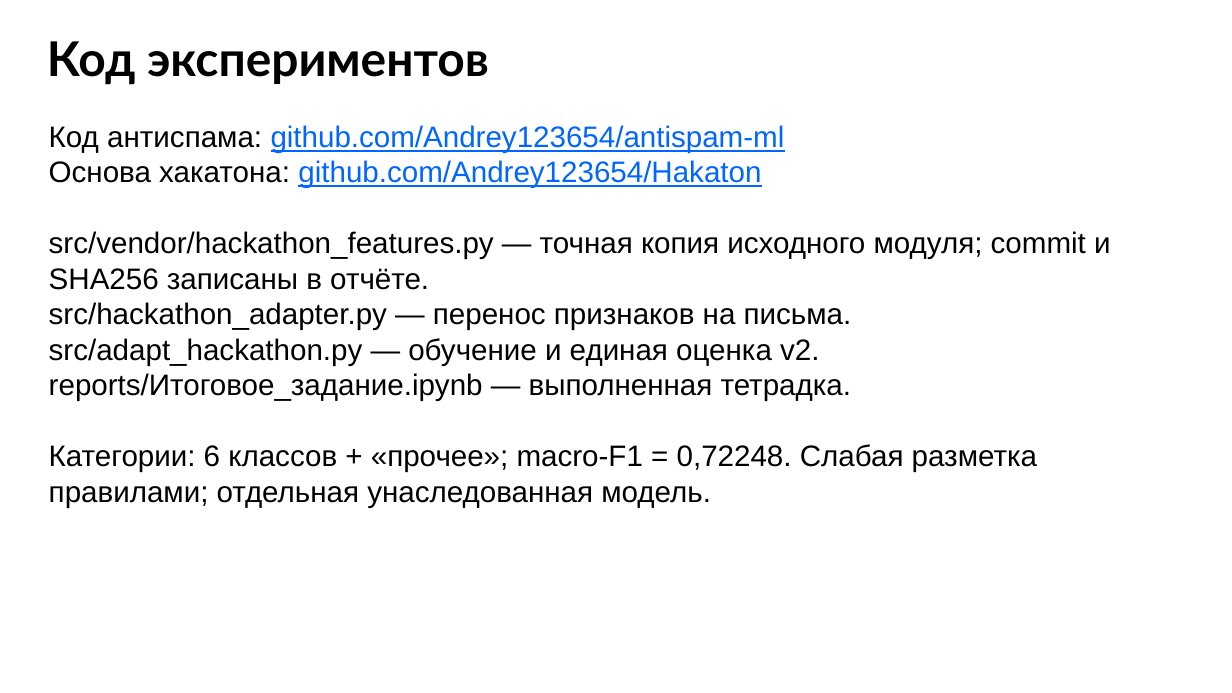
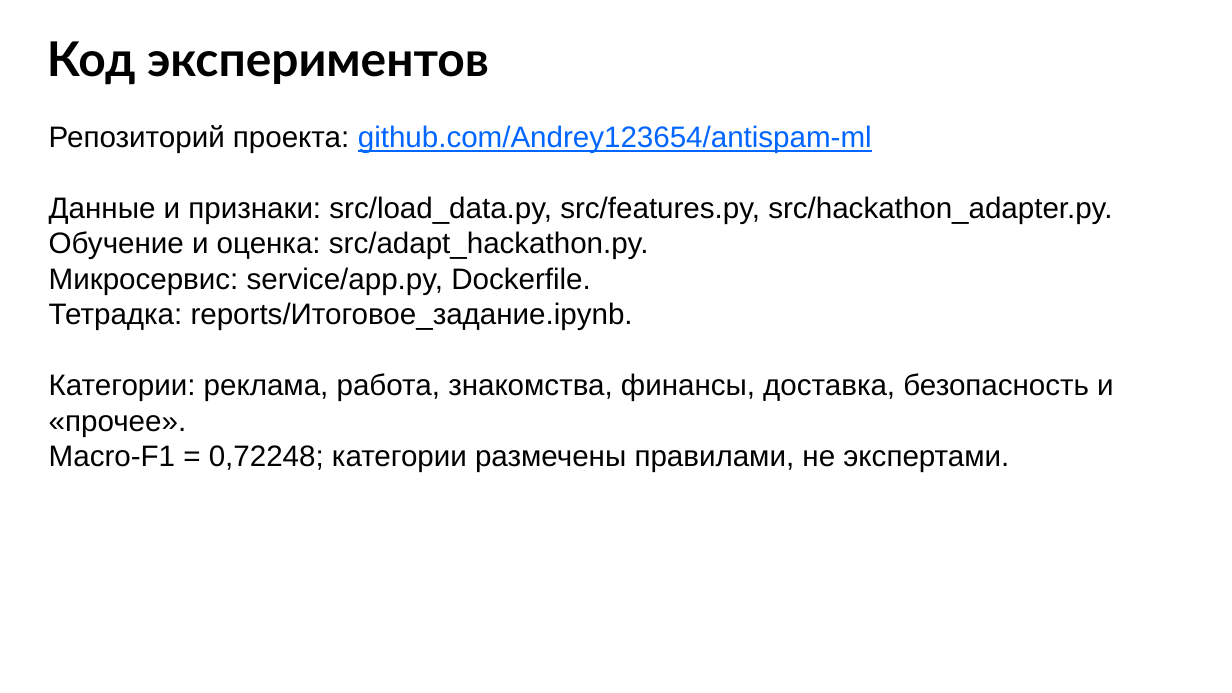
Before and after one commit to Andrey123654/antispam-ml, a slide deck: slide 13 of reports/MKB251-RazhnovAP_Итоговое_задание.pptx. Drawn at 1232x693 pixels with LibreOffice and Linux fonts; fonts in the diff are those of the drawing. Boxes give left, top, right and bottom in pixels: in the first picture for what was removed or moved away, otherwise in the second. Text is boxed around its words. In the diff, an @@ line names an element or a change of style, - is before the commit and + after.

```diff
--- a/reports/MKB251-RazhnovAP_Итоговое_задание.pptx
+++ b/reports/MKB251-RazhnovAP_Итоговое_задание.pptx
@@ text at [49, 125, 1114, 472]: text changed @@
-Код антиспама: github.com/Andrey123654/antispam-ml
-Основа хакатона: github.com/Andrey123654/Hakaton
-src/vendor/hackathon_features.py — точная копия исходного модуля; commit и SHA256 записаны в отчёте.
-src/hackathon_adapter.py — перенос признаков на письма.
-src/adapt_hackathon.py — обучение и единая оценка v2.
-reports/Итоговое_задание.ipynb — выполненная тетрадка.
-Категории: 6 классов + «прочее»; macro-F1 = 0,72248. Слабая разметка правилами; отдельная унаследованная модель.
+Репозиторий проекта: github.com/Andrey123654/antispam-ml
+Данные и признаки: src/load_data.py, src/features.py, src/hackathon_adapter.py.
+Обучение и оценка: src/adapt_hackathon.py.
+Микросервис: service/app.py, Dockerfile.
+Тетрадка: reports/Итоговое_задание.ipynb.
+Категории: реклама, работа, знакомства, финансы, доставка, безопасность и «прочее».
+Macro-F1 = 0,72248; категории размечены правилами, не экспертами.
```
Also in this commit, not shown: 10 other slides changed, 3 other files.
